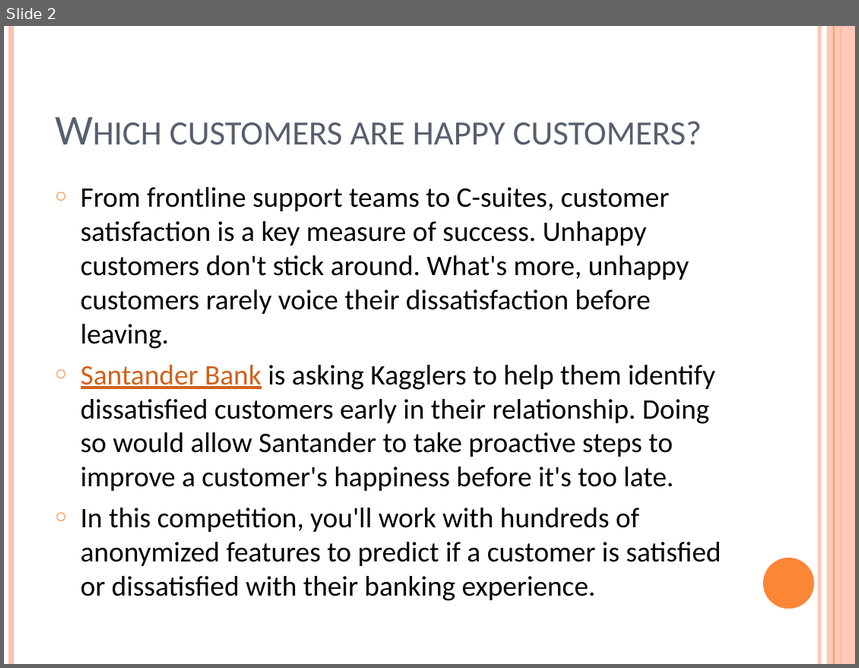
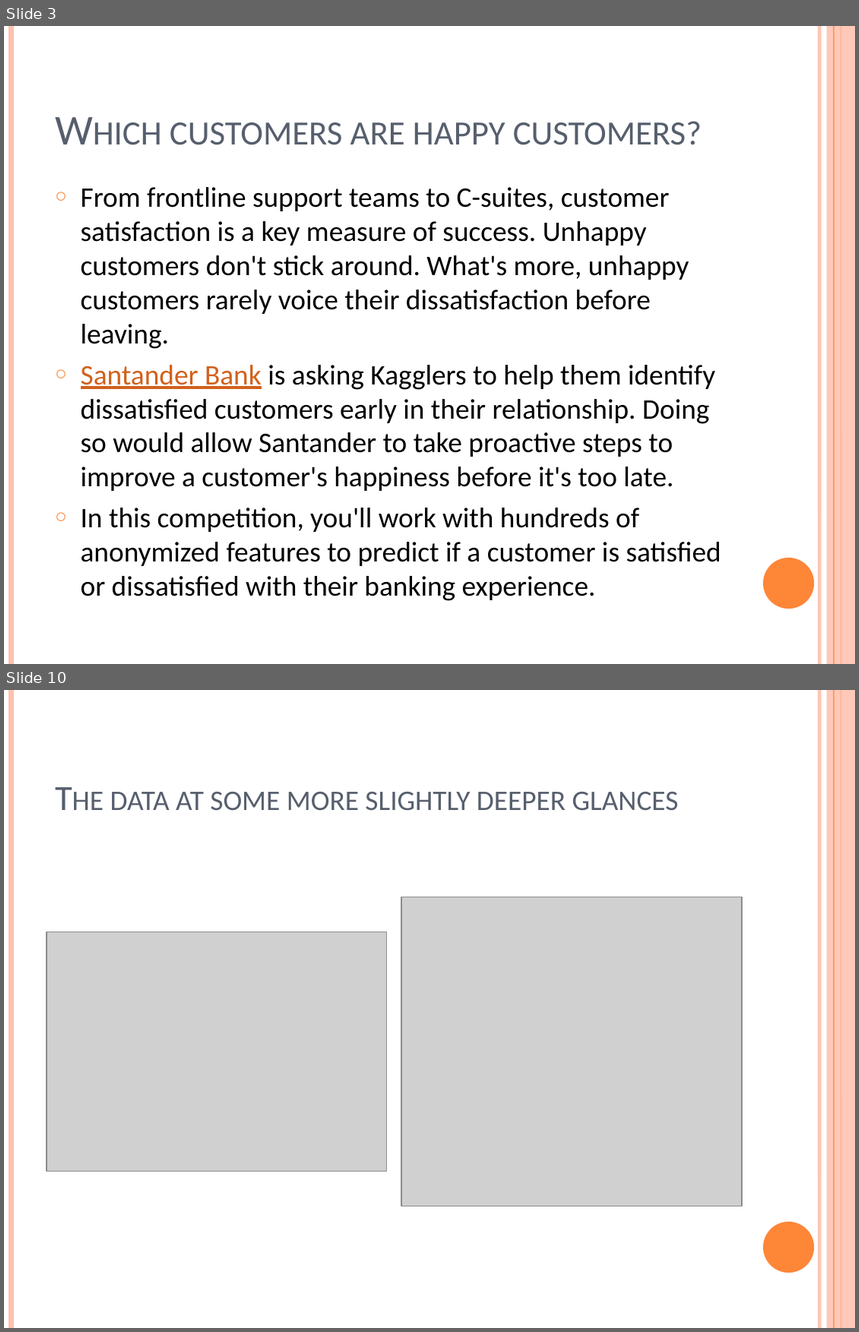
Before and after one commit to sketchychen/kaggle_santander, a slide deck: santander_comp.pptx. Shown one above the other, each under a label of ours: slide 2 before the commit, slides 3 and 10 after it; the slides between them are not shown. The pictures are 859x668 and 859x1332 pixels, drawn with LibreOffice and Linux fonts; fonts in the diff are those of the drawing; grey boxes stand for pictures. Boxes give left, top, right and bottom in pixels: in the first picture for what was removed or moved away, otherwise in the second. Text is boxed around its words. In the diff, an @@ line names an element or a change of style, - is before the commit and + after.

```diff
--- a/santander_comp.pptx
+++ b/santander_comp.pptx
@@ slide 10 added at <box>4,690,855,1328</box>, background #FFFFFF; not listed: 6 template elements that a slide beside it also shows @@
@@ title added at <box>110,792,679,810</box>, 30 pt, text #575F6D, small capitals @@
+The data at some more slightly deeper glances
@@ picture added at <box>401,897,742,1207</box> @@
@@ picture added at <box>47,932,387,1171</box> @@
@@ what was slide 2 is now slide 3 @@
```
Also in this commit, not shown: 4 slides changed, 4 other slides added, 1 other file.
